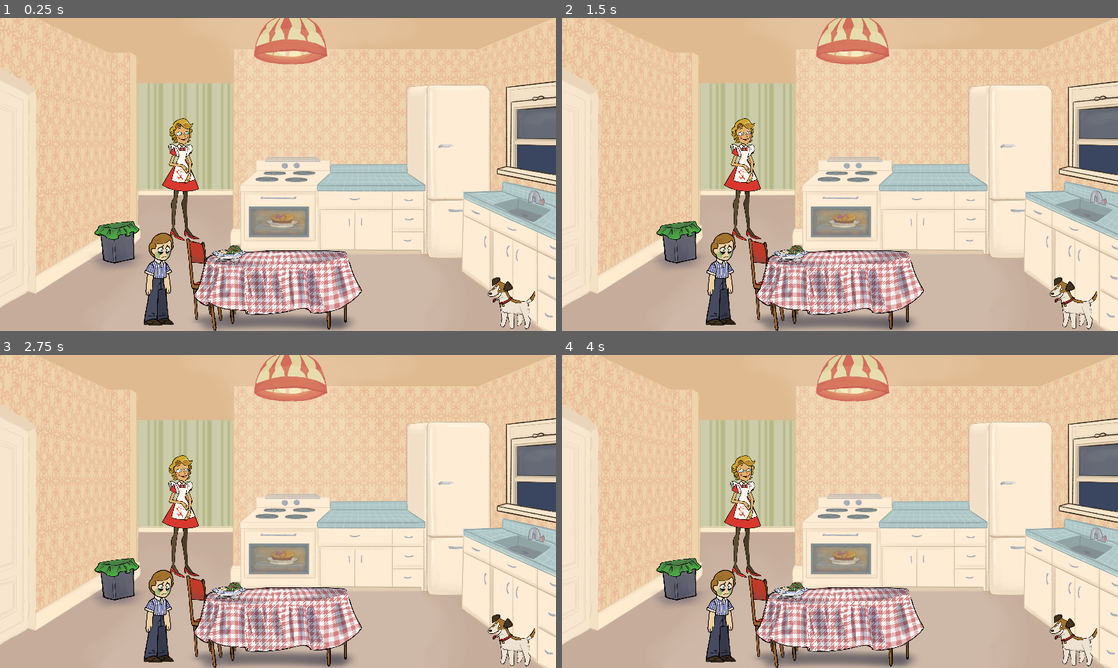
Above: before the commit, frames 1-4 (two rows, left to right).
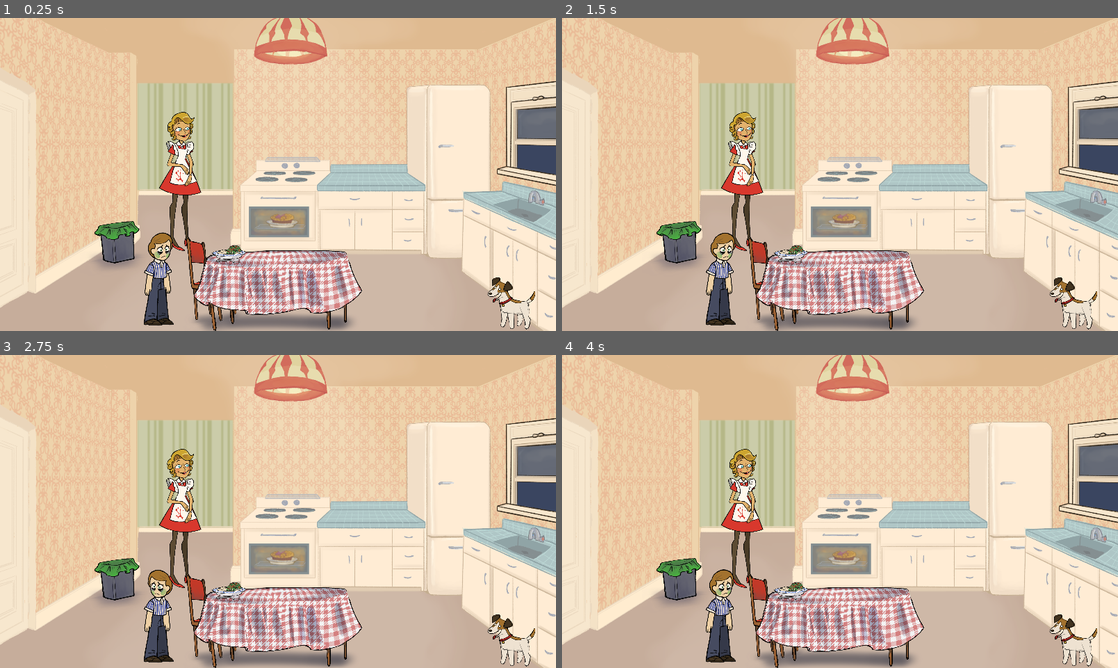
Above: after the commit, the same moments.

Repository: shlomiatia/PickyEater
Game: Godot game, scene res://Entities/Game/Game.tscn
Two runs of this game, one before a commit and one after it. Both use one fixed random seed, a clock stepped at 60 frames per second and the inputs below.
Inputs (mouse positions are in pixels of both pictures, inside the frame that each line leads up to):
- Up to frame 1 (0.25 s): no input
- Up to frame 2 (1.5 s): move the mouse to (962, 158) at 0.52 s; click (962, 158) at 0.67 s; move the mouse to (728, 190) at 1.27 s; click (728, 190) at 1.42 s
- Up to frame 3 (2.75 s): move the mouse to (333, 442) at 2.02 s; click (333, 442) at 2.17 s
- Up to frame 4 (4 s): move the mouse to (812, 574) at 2.77 s; click (812, 574) at 2.92 s; move the mouse to (1006, 558) at 3.52 s; click (1006, 558) at 3.67 s

The runs differ from the first frame. In frame 1, 1.3% of the frame differs, in the area x 25-37%, y 30-89%; in frame 2, 1.2%; in frame 3, 1.4%; in frame 4, 1.4%.

Commit message:
cp

Diff:
--- a/Data/data.json
+++ b/Data/data.json
@@ -30,7 +30,7 @@
         },
         {
             "Id": "Fork.Dog",
-            "Text": "State>2"
+            "Text": "Solution>"
         },
         {
             "Id": "Fork.Window",
--- a/Entities/Game/Game.tscn
+++ b/Entities/Game/Game.tscn
@@ -36,6 +36,16 @@
 
 [node name="Camera2D" type="Camera2D" parent="."]
 anchor_mode = 0
+
+[node name="Window" parent="." instance=ExtResource("6_1kefv")]
+position = Vector2(1809, 399)
+label = "Window"
+
+[node name="Sprite2D" parent="Window" index="0"]
+texture = ExtResource("3_12h6r")
+
+[node name="CollisionPolygon2D" parent="Window/StaticBody2D" index="0"]
+polygon = PackedVector2Array(-61, -160, -58, 117, 115, 144, 116, -178)
 
 [node name="Mom" parent="." instance=ExtResource("7_0sulo")]
 position = Vector2(633, 505)
@@ -80,16 +90,6 @@
 [node name="CollisionPolygon2D" parent="Fork/StaticBody2D" index="0"]
 polygon = PackedVector2Array(-43, -5, 38, -13, 40, 6, -42, 4)
 
-[node name="Window" parent="." instance=ExtResource("6_1kefv")]
-position = Vector2(1809, 399)
-label = "Window"
-
-[node name="Sprite2D" parent="Window" index="0"]
-texture = ExtResource("3_12h6r")
-
-[node name="CollisionPolygon2D" parent="Window/StaticBody2D" index="0"]
-polygon = PackedVector2Array(-61, -160, -58, 117, 115, 144, 116, -178)
-
 [node name="Dog" parent="." instance=ExtResource("6_1kefv")]
 position = Vector2(1794, 986)
 label = "Bobby"
@@ -122,7 +122,10 @@
 offset_bottom = 73.0
 theme = SubResource("Theme_74o4m")
 
+[node name="Node2D" type="Node2D" parent="."]
+position = Vector2(1691, 670)
+
+[editable path="Window"]
 [editable path="Trash"]
 [editable path="Fork"]
-[editable path="Window"]
 [editable path="Dog"]
--- a/Entities/Kid/Kid.tscn
+++ b/Entities/Kid/Kid.tscn
@@ -439,6 +439,20 @@
 "update": 0,
 "values": [0.0, 0.495309, -1.1025]
 }
+tracks/1/type = "method"
+tracks/1/imported = false
+tracks/1/enabled = true
+tracks/1/path = NodePath("..")
+tracks/1/interp = 1
+tracks/1/loop_wrap = true
+tracks/1/keys = {
+"times": PackedFloat32Array(0.5),
+"transitions": PackedFloat32Array(1),
+"values": [{
+"args": [],
+"method": &"stand"
+}]
+}
 
 [sub_resource type="AnimationLibrary" id="AnimationLibrary_y7ik2"]
 _data = {
@@ -469,6 +483,7 @@
 libraries = {
 "": SubResource("AnimationLibrary_y7ik2")
 }
+autoplay = "Idle"
 
 [node name="DialogAnimationPlayer" type="AnimationPlayer" parent="."]
 libraries = {
--- a/Entities/Kid/StateMachine/States/kid_go_to_item_state.gd
+++ b/Entities/Kid/StateMachine/States/kid_go_to_item_state.gd
@@ -8,11 +8,13 @@
 
 func _process(player: Kid, delta: float) -> void:
     if player.process_walk(delta):
-        player.item.queue_free()
-        player.item = null
-        player.move_to(player.scenery.global_position)
-        player.scenery = null
-        KidStateMachine.change_state(player, KidStateMachine.KidStateEnum.GO_TO_SCENERY)
+        if player.item.name == "Fork" && player.scenery.name == "Dog":
+            player.animation_player.play("throw")
+            player.show_mom_dialog("Oh dear look at what you’ve done now")
+            player.mom.move_to(Vector2(1700, 670))
+            player.item.queue_free()
+            player.item = null
+            player.scenery = null
 
 func handle_object(_player: Kid, _object: Node2D, _mouse_position: Vector2):
     pass
--- a/Entities/Kid/StateMachine/States/kid_item_state.gd
+++ b/Entities/Kid/StateMachine/States/kid_item_state.gd
@@ -15,17 +15,16 @@
     var key = "%s.%s" % [player.item.name, object.get_parent().name]
     var dialog = DataProvider.get_data().get(key)
 
-    #if dialog == "<Solution>":
-        #player.scenery = object.get_parent()
-        #player.move_to(player.item.global_position)
-        #Input.set_custom_mouse_cursor(null)
-        #KidStateMachine.change_state(player, KidStateMachine.KidStateEnum.GO_TO_ITEM)
+
     if dialog != null:
         var parts = dialog.split(">")
         print(parts)
         if parts.size() == 1:
             player.show_dialog(dialog)
         elif parts[0] == "Mom":
-            player.dialog_label.ShowDialog(parts[1], Color.DARK_RED)
-        elif parts[0] == "State":
-            print(parts[1])
+            player.show_mom_dialog(parts[1])
+        elif parts[0] == "Solution":
+            player.scenery = object.get_parent()
+            player.move_to(player.item.global_position)
+            Input.set_custom_mouse_cursor(null)
+            KidStateMachine.change_state(player, KidStateMachine.KidStateEnum.GO_TO_ITEM)
--- a/Entities/Kid/kid.gd
+++ b/Entities/Kid/kid.gd
@@ -2,23 +2,25 @@
 
 const speed: float = 250.0
 const scale_base: float = 0.5
+const legs_offset: float = 120.0
 
 var target_position: Vector2
 var skeleton2d: Skeleton2D
 var floor_min_max: Vector2
-var legs_offset: float = 120.0
 var current_enum: KidStateMachine.KidStateEnum
 var object_label: Label
 var animation_player: AnimationPlayer
 var item: Node2D
 var scenery: Node2D
 var dialog_label: Label
+var mom: Mom
 
 func _ready() -> void:
     skeleton2d = get_node("Skeleton2D")
     animation_player = get_node("AnimationPlayer")
     object_label = get_node("/root/Game/CanvasLayer/Object")
     dialog_label = get_node("/root/Game/CanvasLayer/Dialog")
+    mom = get_node("/root/Game/Mom")
     var floor_body = get_node("/root/Game/Floor")
     var collision_polygon_2d = floor_body.get_child(0) as CollisionPolygon2D
     var min_y = INF
@@ -90,6 +92,9 @@
 func show_dialog(dialog: String):
     dialog_label.ShowDialog(dialog, Color.DARK_BLUE)
 
+func show_mom_dialog(dialog: String):
+    dialog_label.ShowDialog(dialog, Color.DARK_RED)
+
 func move_to(potential_target_position: Vector2):
     target_position = potential_target_position
     var absScaleX = absf(skeleton2d.scale.x)
@@ -97,3 +102,6 @@
         skeleton2d.scale.x = absScaleX
     else:
         skeleton2d.scale.x = -absScaleX
+
+func stand():
+    KidStateMachine.change_state(self, KidStateMachine.KidStateEnum.STAND)
--- a/Entities/Mom/Mom.tscn
+++ b/Entities/Mom/Mom.tscn
@@ -406,6 +406,30 @@
 "update": 0,
 "values": [0.0]
 }
+tracks/21/type = "value"
+tracks/21/imported = false
+tracks/21/enabled = true
+tracks/21/path = NodePath("Skeleton2D/Hip/LegRight/CalfRight/FootRight:rotation")
+tracks/21/interp = 1
+tracks/21/loop_wrap = true
+tracks/21/keys = {
+"times": PackedFloat32Array(0),
+"transitions": PackedFloat32Array(1),
+"update": 0,
+"values": [0.0]
+}
+tracks/22/type = "value"
+tracks/22/imported = false
+tracks/22/enabled = true
+tracks/22/path = NodePath("Skeleton2D/Hip/LegLeft/CalfLeft/FootLeft:rotation")
+tracks/22/interp = 1
+tracks/22/loop_wrap = true
+tracks/22/keys = {
+"times": PackedFloat32Array(0),
+"transitions": PackedFloat32Array(1),
+"update": 0,
+"values": [0.0]
+}
 
 [sub_resource type="Animation" id="Animation_jbr0a"]
 resource_name = "Walk"
@@ -656,6 +680,78 @@
 "update": 0,
 "values": [0.0, 0.212869, 0.212869]
 }
+tracks/8/type = "value"
+tracks/8/imported = false
+tracks/8/enabled = true
+tracks/8/path = NodePath("Skeleton2D/Hip/LegRight:rotation")
+tracks/8/interp = 1
+tracks/8/loop_wrap = true
+tracks/8/keys = {
+"times": PackedFloat32Array(0),
+"transitions": PackedFloat32Array(1),
+"update": 0,
+"values": [0.0]
+}
+tracks/9/type = "value"
+tracks/9/imported = false
+tracks/9/enabled = true
+tracks/9/path = NodePath("Skeleton2D/Hip/LegRight/CalfRight:rotation")
+tracks/9/interp = 1
+tracks/9/loop_wrap = true
+tracks/9/keys = {
+"times": PackedFloat32Array(0),
+"transitions": PackedFloat32Array(1),
+"update": 0,
+"values": [0.0]
+}
+tracks/10/type = "value"
+tracks/10/imported = false
+tracks/10/enabled = true
+tracks/10/path = NodePath("Skeleton2D/Hip/LegRight/CalfRight/FootRight:rotation")
+tracks/10/interp = 1
+tracks/10/loop_wrap = true
+tracks/10/keys = {
+"times": PackedFloat32Array(0),
+"transitions": PackedFloat32Array(1),
+"update": 0,
+"values": [0.0]
+}
+tracks/11/type = "value"
+tracks/11/imported = false
+tracks/11/enabled = true
+tracks/11/path = NodePath("Skeleton2D/Hip/LegLeft:rotation")
+tracks/11/interp = 1
+tracks/11/loop_wrap = true
+tracks/11/keys = {
+"times": PackedFloat32Array(0),
+"transitions": PackedFloat32Array(1),
+"update": 0,
+"values": [0.113296]
+}
+tracks/12/type = "value"
+tracks/12/imported = false
+tracks/12/enabled = true
+tracks/12/path = NodePath("Skeleton2D/Hip/LegLeft/CalfLeft:rotation")
+tracks/12/interp = 1
+tracks/12/loop_wrap = true
+tracks/12/keys = {
+"times": PackedFloat32Array(0),
+"transitions": PackedFloat32Array(1),
+"update": 0,
+"values": [0.0]
+}
+tracks/13/type = "value"
+tracks/13/imported = false
+tracks/13/enabled = true
+tracks/13/path = NodePath("Skeleton2D/Hip/LegLeft/CalfLeft/FootLeft:rotation")
+tracks/13/interp = 1
+tracks/13/loop_wrap = true
+tracks/13/keys = {
+"times": PackedFloat32Array(0),
+"transitions": PackedFloat32Array(1),
+"update": 0,
+"values": [0.0]
+}
 
 [sub_resource type="AnimationLibrary" id="AnimationLibrary_6jk5x"]
 _data = {
@@ -681,10 +777,12 @@
 
 [node name="LegRight" type="Bone2D" parent="Skeleton2D/Hip"]
 position = Vector2(1, 140)
+scale = Vector2(1, 1)
 rest = Transform2D(1, 0, 0, 1, 1, 140)
 
 [node name="CalfRight" type="Bone2D" parent="Skeleton2D/Hip/LegRight"]
 position = Vector2(13, 155)
+scale = Vector2(1, 1)
 rest = Transform2D(1, 0, 0, 1, 13, 155)
 
 [node name="Sprite2D" type="Sprite2D" parent="Skeleton2D/Hip/LegRight/CalfRight"]
@@ -708,6 +806,7 @@
 [node name="LegLeft" type="Bone2D" parent="Skeleton2D/Hip"]
 position = Vector2(0, 140)
 rotation = 0.113296
+scale = Vector2(1, 1)
 rest = Transform2D(1, 0, 0, 1, 0, 140)
 
 [node name="CalfLeft" type="Bone2D" parent="Skeleton2D/Hip/LegLeft"]
@@ -733,6 +832,7 @@
 texture = ExtResource("6_js0uo")
 
 [node name="Dress" type="Bone2D" parent="Skeleton2D/Hip"]
+scale = Vector2(1, 1)
 rest = Transform2D(1, 0, 0, 1, 0, 0)
 
 [node name="Sprite2D" type="Sprite2D" parent="Skeleton2D/Hip/Dress"]
@@ -741,6 +841,7 @@
 
 [node name="Apron" type="Bone2D" parent="Skeleton2D/Hip/Dress"]
 position = Vector2(-7.59522, 4.72362)
+scale = Vector2(1, 1)
 rest = Transform2D(1, 0, 0, 1, 0, 0)
 auto_calculate_length_and_angle = false
 length = 16.0
@@ -752,10 +853,12 @@
 
 [node name="Chest" type="Bone2D" parent="Skeleton2D/Hip"]
 position = Vector2(-14, -118)
+scale = Vector2(1, 1)
 rest = Transform2D(1, 0, 0, 1, -14, -118)
 
 [node name="ArmLeft" type="Bone2D" parent="Skeleton2D/Hip/Chest"]
 position = Vector2(-56, -7)
+scale = Vector2(0.999999, 0.999999)
 rest = Transform2D(1, 0, 0, 1, -56, -7)
 
 [node name="Sprite2D" type="Sprite2D" parent="Skeleton2D/Hip/Chest/ArmLeft"]
@@ -768,6 +871,7 @@
 
 [node name="PalmLeft" type="Bone2D" parent="Skeleton2D/Hip/Chest/ArmLeft/HandLeft"]
 position = Vector2(85, 5)
+scale = Vector2(1, 1)
 rest = Transform2D(1, 0, 0, 1, 85, 5)
 auto_calculate_length_and_angle = false
 length = 16.0
@@ -800,6 +904,7 @@
 [node name="PalmRight" type="Bone2D" parent="Skeleton2D/Hip/Chest/ArmRight/HandRight"]
 position = Vector2(-84, 10)
 rotation = 1.57508
+scale = Vector2(1, 1)
 rest = Transform2D(1, 0, 0, 1, -84, 10)
 auto_calculate_length_and_angle = false
 length = 16.0
--- /dev/null
+++ b/Entities/Mom/StateMachine/States/mom_stand_state.gd
@@ -0,0 +1,7 @@
+class_name MomStandState
+
+func enter(mom: Mom):
+    mom.animation_player.play("Stand")
+
+func _process(_mom: Mom, _delta: float) -> void:
+    pass
--- /dev/null
+++ b/Entities/Mom/StateMachine/States/mom_walk_state.gd
@@ -0,0 +1,13 @@
+class_name MomWalkState
+
+const speed: float = 150.0
+
+func enter(mom: Mom):
+    mom.animation_player.play("Walk")
+
+func _process(mom: Mom, delta: float) -> void:
+    if mom.target_position != Vector2.ZERO:
+        mom.global_position = mom.global_position.move_toward(mom.target_position, delta * speed)
+        if mom.global_position == mom.target_position:
+            mom.target_position = Vector2.ZERO
+            MomStateMachine.change_state(mom, MomStateMachine.MomStateEnum.WASH)
--- /dev/null
+++ b/Entities/Mom/StateMachine/States/mom_wash_state.gd
@@ -0,0 +1,7 @@
+class_name MomWashState
+
+func enter(mom: Mom):
+    mom.animation_player.play("Wash")
+
+func _process(_mom: Mom, _delta: float) -> void:
+    pass
--- /dev/null
+++ b/Entities/Mom/StateMachine/mom_state_machine.gd
@@ -0,0 +1,25 @@
+extends Node
+
+enum MomStateEnum {
+    STAND,
+    WALK,
+    WASH,
+}
+
+var states = {
+    MomStateEnum.STAND: MomStandState.new(),
+    MomStateEnum.WALK: MomWalkState.new(),
+    MomStateEnum.WASH: MomWashState.new(),
+}
+
+func get_current(mom: Mom) -> Object:
+   return states[mom.current_enum] if mom.current_enum != null else null
+
+func change_state(mom: Mom, state: MomStateEnum, delta = null):
+   if delta != null:
+       change_state(mom, state)
+       get_current(mom)._process(mom, delta)
+       return
+
+   mom.current_enum = state
+   get_current(mom).enter(mom)
--- /dev/null
+++ b/Entities/Mom/StateMachine/mom_state_machine.tscn
@@ -0,0 +1,3 @@
+[gd_scene format=3 uid="uid://bmk2qy2munoe"]
+
+[node name="MomStateMachine" type="Node2D"]
--- a/Entities/Mom/mom.gd
+++ b/Entities/Mom/mom.gd
@@ -1,12 +1,39 @@
 class_name Mom extends Node2D
+
+const scale_base: float = 0.5
+const legs_offset: float = 150.0
 
 var label: String = "Mom"
 
+var current_enum: MomStateMachine.MomStateEnum
+var target_position: Vector2
+var animation_player: AnimationPlayer
+var floor_min_max: Vector2
+var skeleton2d: Skeleton2D
+
 # Called when the node enters the scene tree for the first time.
 func _ready() -> void:
-    pass # Replace with function body.
+    skeleton2d = get_node("Skeleton2D")
+    animation_player = get_node("AnimationPlayer")
+    var floor_body = get_node("/root/Game/Floor")
+    var collision_polygon_2d = floor_body.get_child(0) as CollisionPolygon2D
+    var min_y = INF
+    var max_y = -INF
+    for point in collision_polygon_2d.polygon:
+        min_y = min(min_y, point.y)
+        max_y = max(max_y, point.y)
+    floor_min_max = Vector2(min_y, max_y)
 
 
 # Called every frame. 'delta' is the elapsed time since the previous frame.
-func _process(_delta: float) -> void:
-    pass
+func _process(delta: float) -> void:
+    MomStateMachine.get_current(self)._process(self, delta)
+    var scaleSizeY = scale_base + inverse_lerp(floor_min_max.x, floor_min_max.y, global_position.y + legs_offset) * (0.6 - scale_base)
+    var scaleSizeX = scaleSizeY
+    if(skeleton2d.scale.x < 0):
+        scaleSizeX = -scaleSizeY
+    skeleton2d.scale = Vector2(scaleSizeX, scaleSizeY)
+
+func move_to(position_to_move_to: Vector2):
+    target_position = position_to_move_to
+    MomStateMachine.change_state(self, MomStateMachine.MomStateEnum.WALK)
--- a/project.godot
+++ b/project.godot
@@ -20,6 +20,7 @@
 PointCast="*res://Scripts/point_cast.gd"
 KidStateMachine="*res://Entities/Kid/StateMachine/kid_state_machine.gd"
 DataProvider="*res://Scripts/data_provider.gd"
+MomStateMachine="*res://Entities/Mom/StateMachine/mom_state_machine.gd"
 
 [display]
 
